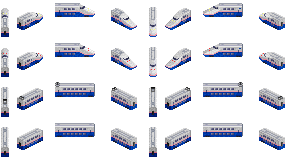
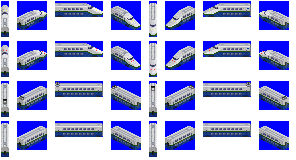
Before/after of a 296×160 layered artwork. What changed in the layer stack:
showed group "12" (7 layers) over (x1=1, y1=1, x2=289, y2=157)
added layer "2cc 12" in group "12" over (x1=1, y1=11, x2=289, y2=157)
painted on "Sprites Refurb 12" over (x1=242, y1=15, x2=249, y2=137)
hid group "10" (6 layers) over (x1=1, y1=1, x2=289, y2=157)
painted on "Sprites Refurb 10" over (x1=234, y1=15, x2=241, y2=137)
showed "Background Blue" over (x1=1, y1=1, x2=289, y2=157)
